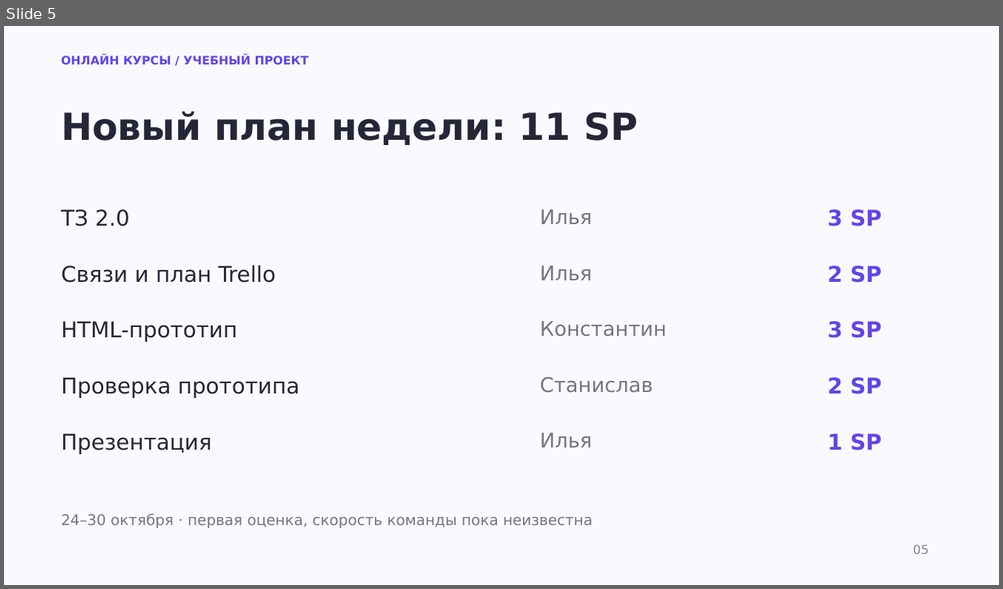
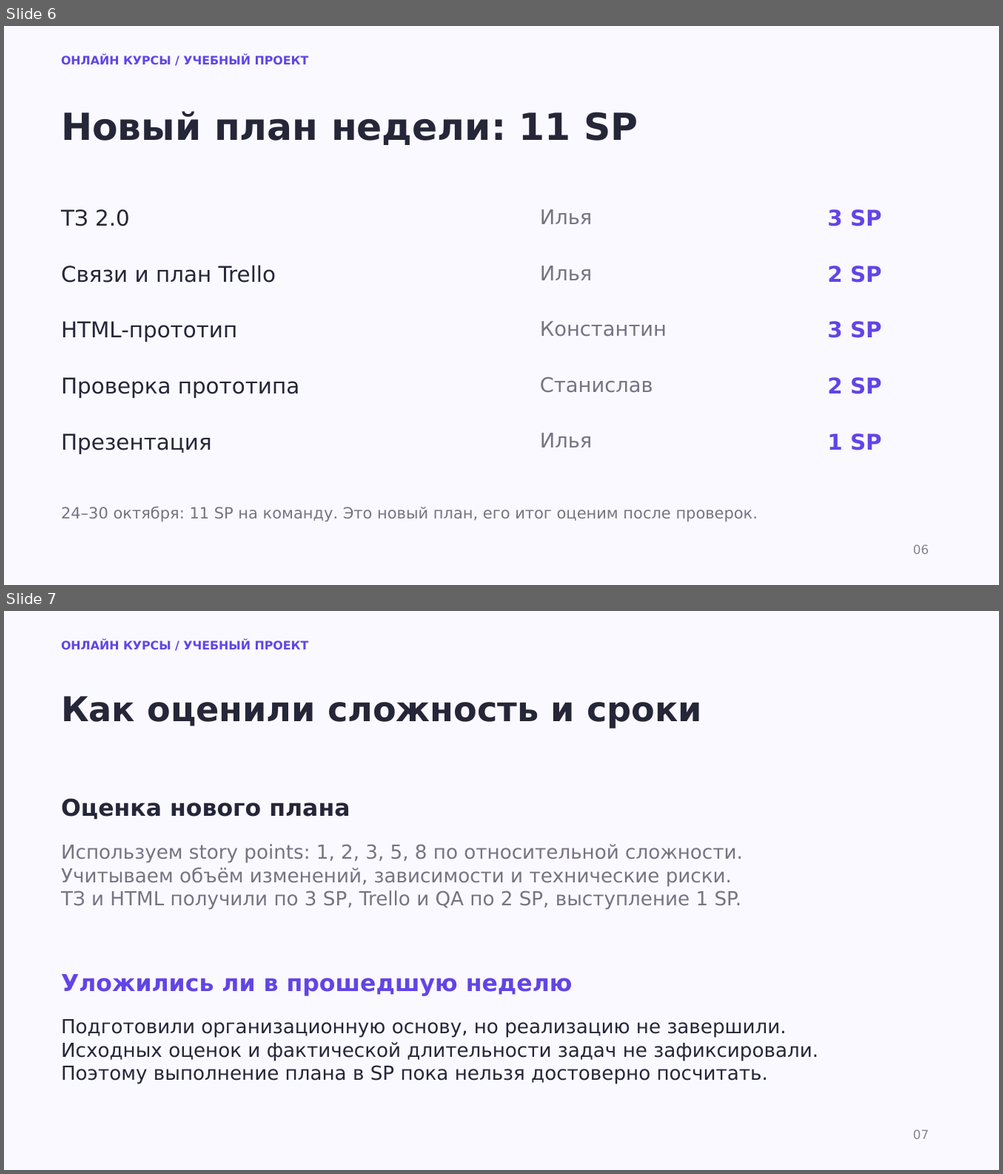
Before and after one commit to lool132k/Online-Courses, a slide deck: docs/presentation.pptx. Shown one above the other, each under a label of ours: slide 5 before the commit, slides 6 and 7 after it. The pictures are 1003x589 and 1003x1174 pixels, drawn with LibreOffice and Linux fonts; fonts in the diff are those of the drawing. Boxes give left, top, right and bottom in pixels: in the first picture for what was removed or moved away, otherwise in the second. Text is boxed around its words. In the diff, an @@ line names an element or a change of style, - is before the commit and + after.

```diff
--- a/docs/presentation.pptx
+++ b/docs/presentation.pptx
@@ slide 7 added at [4, 611, 999, 1170], background #FAF9FF @@
@@ text added at [61, 639, 309, 649], 11.2 pt, text #6145E6, bold @@
+ОНЛАЙН КУРСЫ / УЧЕБНЫЙ ПРОЕКТ
@@ text added at [61, 696, 702, 729], 33 pt, text #252638, bold @@
+Как оценили сложность и сроки
@@ text added at [61, 798, 350, 820], 22.5 pt, text #252638, bold @@
+Оценка нового плана
@@ text added at [61, 844, 743, 909], 18.8 pt, text #777383 @@
+Используем story points: 1, 2, 3, 5, 8 по относительной сложности.
+Учитываем объём изменений, зависимости и технические риски.
+ТЗ и HTML получили по 3 SP, Trello и QA по 2 SP, выступление 1 SP.
@@ text added at [61, 974, 572, 997], 22.5 pt, text #6145E6, bold @@
+Уложились ли в прошедшую неделю
@@ text added at [61, 1019, 818, 1085], 18.8 pt, text #252638 @@
+Подготовили организационную основу, но реализацию не завершили.
+Исходных оценок и фактической длительности задач не зафиксировали.
+Поэтому выполнение плана в SP пока нельзя достоверно посчитать.
@@ text added at [913, 1130, 928, 1139], 12 pt, text #858393 @@
+07
@@ what was slide 5 is now slide 6 @@
@@ slide 6 changed as well @@
@@ text at [61, 507, 758, 523]: text changed; size 14.2 to 15 pt @@
-24–30 октября · первая оценка, скорость команды пока неизвестна
+24–30 октября: 11 SP на команду. Это новый план, его итог оценим после проверок.
@@ text at [913, 545, 928, 554]: text changed @@
-05
+06
```
Also in this commit, not shown: 2 other slides changed, 4 other slides added, 3 slides removed, 1 other file.
